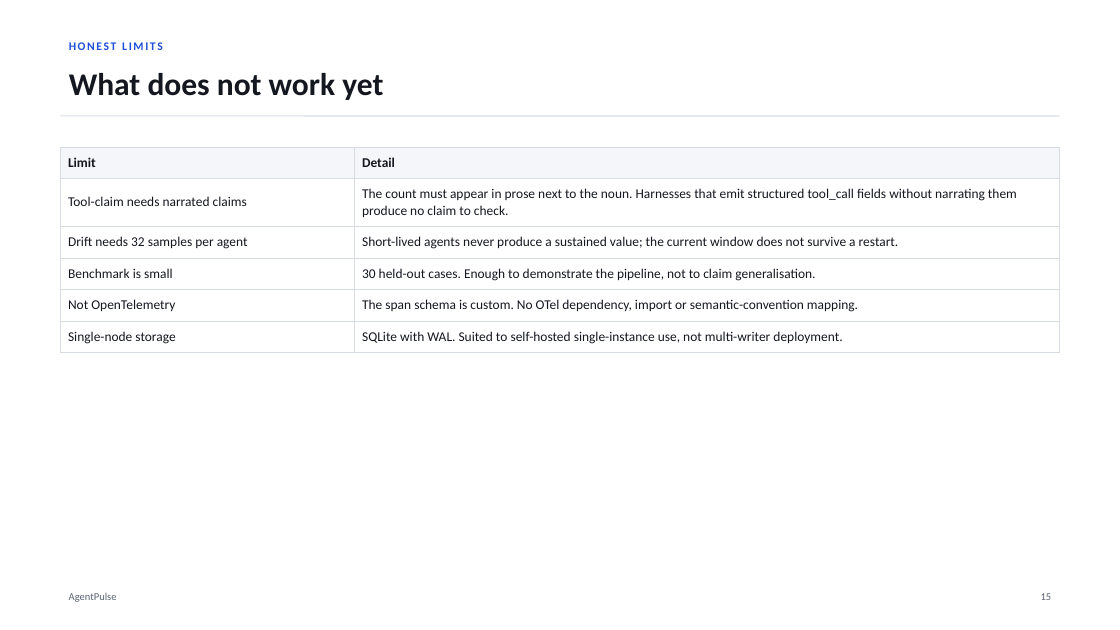
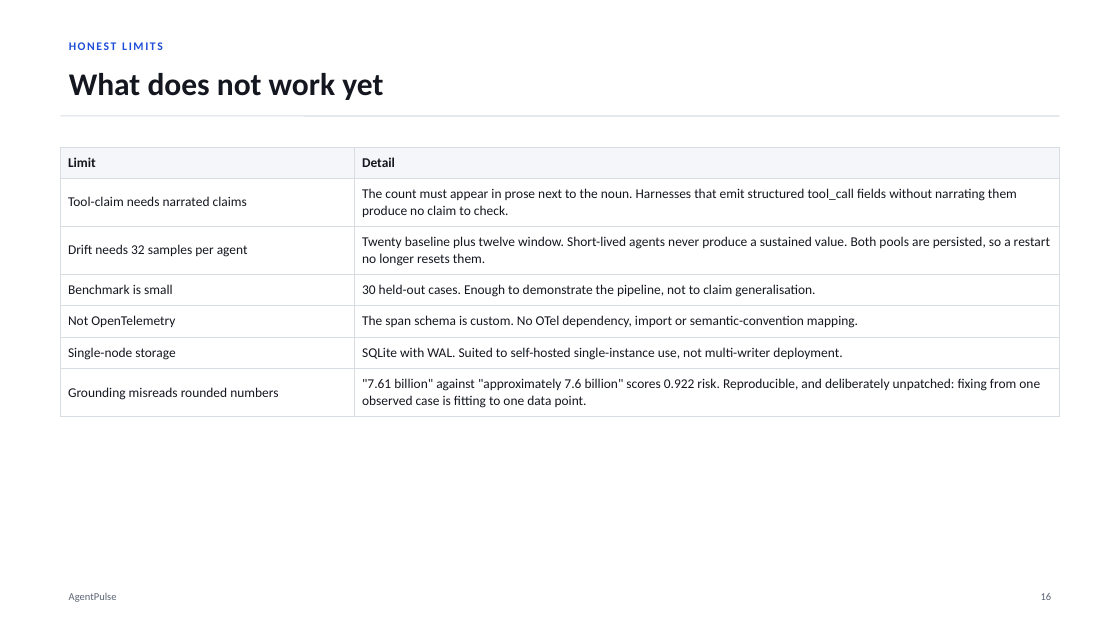
Before and after one commit to Soum-Code/agentpulse, a slide deck: slide 17 of presentation/AgentPulse_Project_Deck.pptx (slide 16 before the commit). Drawn at 1120x630 pixels with LibreOffice and Linux fonts; fonts in the diff are those of the drawing. Boxes give left, top, right and bottom in pixels: in the first picture for what was removed or moved away, otherwise in the second. Text is boxed around its words. In the diff, an @@ line names an element or a change of style, - is before the commit and + after.

```diff
--- a/presentation/AgentPulse_Project_Deck.pptx
+++ b/presentation/AgentPulse_Project_Deck.pptx
@@ table at (x1=60, y1=147, x2=1060, y2=412) @@
-row 3, column 2: Short-lived agents never produce a sustained value; the current window does not survive a restart.
+row 3, column 2: Twenty baseline plus twelve window. Short-lived agents never produce a sustained value. Both pools are persisted, so a restart no longer resets them.
+row 7: Grounding misreads rounded numbers | "7.61 billion" against "approximately 7.6 billion" scores 0.922 risk. Reproducible, and deliberately unpatched: fixing from one observed case is fitting to one data point.
```
Also in this commit, not shown: 10 other slides changed, 2 slides added, 1 slide removed, 5 other files.
